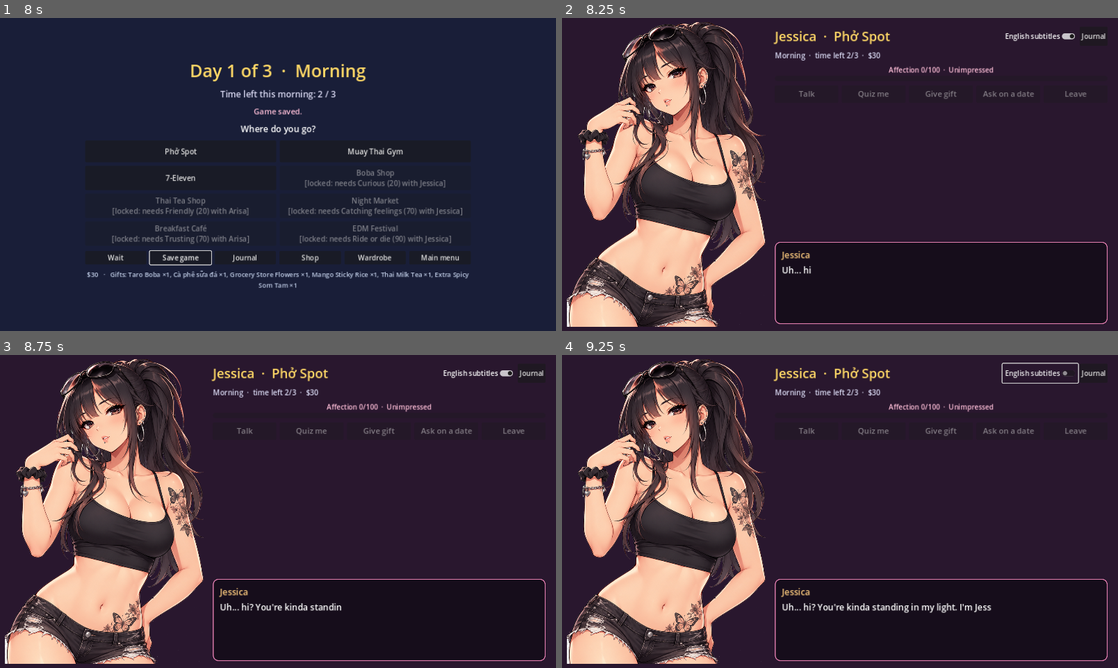
Above: before the commit, frames 1-4 (two rows, left to right).
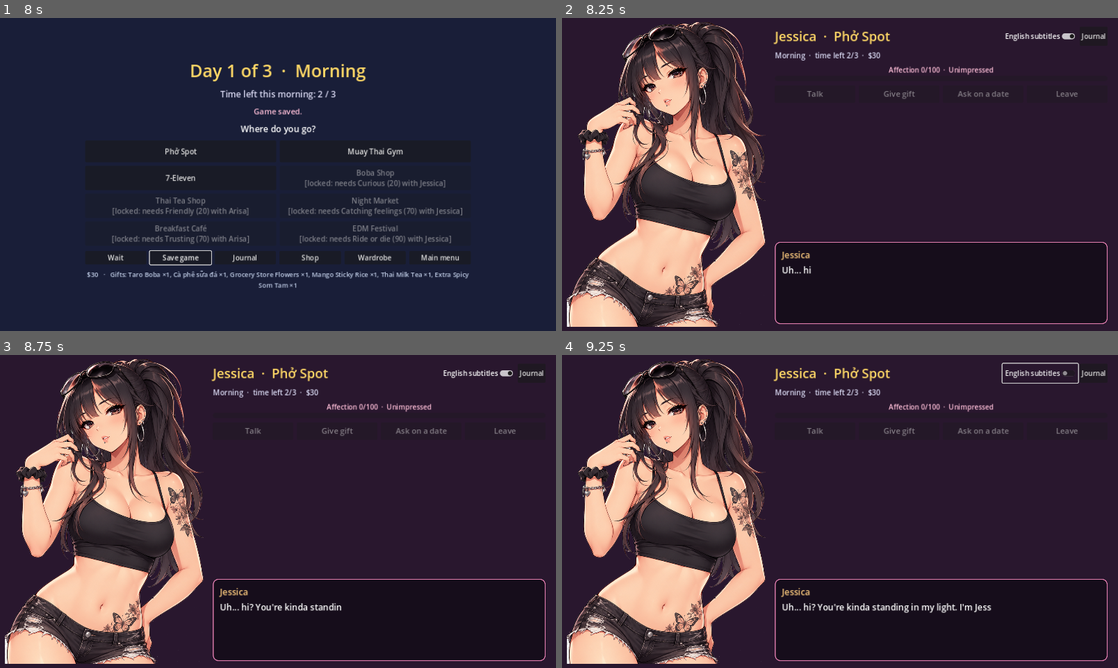
Above: after the commit, the same moments.

Repository: kyogic/13-card-game
Game: Godot game, scene res://scenes/app.tscn
Same seed, same stepped clock (60 frames per second), same inputs: the game is played once before the commit and once after it.
Inputs:
- Up to frame 1 (8 s): click "Story Mode" at 0.5 s; click "Story Mode" at 1.25 s; click "New Story" at 2 s; click "Quickplay" at 2.75 s; click "Wardrobe" at 3.5 s; click "Suit Up" at 4.25 s; click "Wild Card" at 5 s; click "Lucky Draw" at 5.75 s; click "Lead Steal" at 6.5 s; click "Hand Lock" at 7.25 s
- Up to frame 2 (8.25 s): click "Phở Spot" at 8 s
- Up to frame 3 (8.75 s): no input
- Up to frame 4 (9.25 s): click "English subtitles" at 8.75 s

Frame 1 is identical in both runs. In frame 2, 0.3% of the frame differs, in the area x 42-95%, y 23-26%; in frame 3, 0.3%; in frame 4, 0.3%.

Commit message:
Merge Quiz me into Talk
Talk is now the whole conversation: she opens up when she's ready, makes
small talk, and about a third of the time (conversation.question_chance)
asks you a question about herself, never twice in a row. Each question
starts with a lead-in line (new question_lead_in dialogue for both girls).

Co-Authored-By: Claude Opus 5.5 <noreply@anthropic.com>
Claude-Session: https://claude.ai/code/session_014DXRZL11i9gK84TREh4B5Z

Diff:
--- a/data/characters/arisa.json
+++ b/data/characters/arisa.json
@@ -582,6 +582,12 @@
       },
       "Hi! I don't think we've met. I'm Arisa, ka. Nice to meet you."
     ],
+    "question_lead_in": [
+      "Okay, my turn to ask, na.",
+      "Wait wait. Question for you, ka.",
+      "Hmm. Let me see if you remember, na.",
+      "Okay, small test. Ready?"
+    ],
     "hello": [
       "Oh, hi again, ka!",
       "You came back! Hehe. Hello, na."
--- a/data/characters/jessica.json
+++ b/data/characters/jessica.json
@@ -512,6 +512,12 @@
       "Uh... hi? You're kinda standing in my light. I'm Jess.",
       "New face. Okay. I'm Jessica. Jess, if you're lucky."
     ],
+    "question_lead_in": [
+      "Wait, wait. Pop quiz.",
+      "Okay, my turn. Let's see if you've been listening.",
+      "Hold on. Question for you.",
+      "Mmm, okay. Test time."
+    ],
     "hello": [
       "Oh, it's you again. Hey.",
       {
--- a/data/config/tuning.json
+++ b/data/config/tuning.json
@@ -9,6 +9,9 @@
     "match_lost": 3,
     "player_bomb": 2,
     "two_saved": 3
+  },
+  "conversation": {
+    "question_chance": 0.35
   },
   "time": {
     "units_per_slot": 3,
--- a/scripts/ui/conversation_screen.gd
+++ b/scripts/ui/conversation_screen.gd
@@ -1,6 +1,8 @@
 extends Control
-## HuniePop-style conversation with one character: Talk, Quiz me, Give gift,
-## Ask on a date, Leave. Content comes from the character JSON and data/talk/<id>.json.
+## HuniePop-style conversation with one character: Talk, Give gift, Ask on a date, Leave.
+## Talk is the whole conversation: small talk, things she opens up about, and now and then
+## a question about herself (her trivia). Content comes from the character JSON and
+## data/talk/<id>.json.
 ##
 ## Time is handled by whoever opens the screen: it sets `can_afford` and listens to
 ## `action_taken(kind)` ("talk", "quiz", "gift"). A date is requested on the EventBus.
@@ -74,8 +76,7 @@
 	var actions := HBoxContainer.new()
 	actions.add_theme_constant_override("separation", 8)
 	col.add_child(actions)
-	for a in [["talk", "Talk"], ["quiz", "Quiz me"], ["gift", "Give gift"], ["date", "Ask on a date"],
-			["leave", "Leave"]]:
+	for a in [["talk", "Talk"], ["gift", "Give gift"], ["date", "Ask on a date"], ["leave", "Leave"]]:
 		var b := Button.new()
 		b.text = a[1]
 		b.add_theme_font_size_override("font_size", 18)
@@ -133,12 +134,10 @@
 func refresh() -> void:
 	if profile == null:
 		return
-	var talk_left := _next_talk() != null
-	var quiz_left := not _unanswered_trivia().is_empty()
+	var talk_left := _next_talk() != null or not _unanswered_trivia().is_empty()
 	var gifts_left := GameState.inventory.values().any(func(n): return n > 0)
 	var can_date: bool = profile.date_locations().has(location_id)
 	_set_button("talk", "Talk", talk_left, "nothing new")
-	_set_button("quiz", "Quiz me", quiz_left, "no questions left")
 	_set_button("gift", "Give gift", gifts_left, "no gifts")
 	_set_button("date", "Ask on a date", can_date, "not a date spot")
 	buttons.leave.disabled = busy
@@ -254,12 +253,20 @@
 	return sorted
 
 
+## Talk: what she's ready to open up about comes first; otherwise she sometimes turns it
+## round and asks you something about herself (never twice in a row), else small talk.
 func _on_talk() -> void:
 	var next = _next_talk()
-	if next == null:
+	var st: Dictionary = GameState.char_state(character_id)
+	var can_ask := not _unanswered_trivia().is_empty()
+	if next == null and not can_ask:
 		_say_event("on_talk_done")
 		return
-	var st: Dictionary = GameState.char_state(character_id)
+	if can_ask and (next == null or next.kind != "soft_fact" and _wants_to_ask()):
+		st["asked_last"] = true
+		_ask_question()
+		return
+	st["asked_last"] = false
 	if next.kind == "soft_fact":
 		var f: Dictionary = next.data
 		st.soft_facts_seen.append(f.id)
@@ -302,11 +309,26 @@
 		func(q): return not st.trivia_answered.has(Character.trivia_id(q)))
 
 
-func _on_quiz() -> void:
+## Whether this Talk is her asking you a question (conversation.question_chance in tuning).
+func _wants_to_ask() -> bool:
+	if GameState.char_state(character_id).get("asked_last", false):
+		return false
+	return randf() < float(Config.value("conversation.question_chance", 0.35))
+
+
+## She asks one of her trivia questions, lead-in line first if she has one.
+func _ask_question() -> void:
 	var pool := _ordered("quiz", _unanswered_trivia())
 	if pool.is_empty():
 		return
 	var q: Dictionary = pool[0]  # next in this story's shuffled order (within her affection gate)
+	if profile.has_lines("question_lead_in"):
+		_say_event("question_lead_in", _show_question.bind(q))
+	else:
+		_show_question(q)
+
+
+func _show_question(q: Dictionary) -> void:
 	var options: Array = q.wrong.duplicate()
 	options.append(q.answer)
 	options.shuffle()
--- a/tests/dating_test.gd
+++ b/tests/dating_test.gd
@@ -51,6 +51,7 @@
 	affection = root.get_node("Affection")
 	characters = root.get_node("Characters")
 	config = root.get_node("Config")
+	config.data.conversation.question_chance = 0.0  # Talk is small talk unless a check asks for a question
 	for e in ["affection_changed", "affection_stage_reached"]:
 		bus.connect(e, _record.bind(e))
 	await _affection_checks()
@@ -211,6 +212,23 @@
 var convo: Node
 
 
+## How Talk mixes small talk and questions (decided without playing anything out).
+func _question_mix_checks() -> void:
+	var st: Dictionary = state.char_state("jessica")
+	config.data.conversation.question_chance = 0.35
+	var asks := 0
+	for i in 200:
+		st.erase("asked_last")
+		if convo._wants_to_ask():
+			asks += 1
+	check(asks > 30 and asks < 120, "she asks a question about a third of the time (%d/200)" % asks)
+	config.data.conversation.question_chance = 1.0
+	st["asked_last"] = true
+	check(not convo._wants_to_ask(), "never two questions in a row")
+	config.data.conversation.question_chance = 0.0
+	st.erase("asked_last")
+
+
 ## Clicks through whatever the dialogue box is showing.
 func _drain() -> void:
 	for i in 50:
@@ -218,6 +236,15 @@
 		if not convo.dialogue.is_busy():
 			return
 		convo.dialogue.advance()
+
+
+## Talk, with her asking a question this time; returns once the question is on screen.
+func _talk_question() -> void:
+	config.data.conversation.question_chance = 1.0
+	state.char_state(convo.character_id).erase("asked_last")
+	convo.buttons.talk.pressed.emit()
+	config.data.conversation.question_chance = 0.0
+	await _drain()
 
 
 func _choices() -> Array:
@@ -286,9 +313,10 @@
 	convo.subtitles_toggle.button_pressed = true
 	await _drain()
 
-	# Quiz: pick the right answer -> +7 and recorded.
-	convo.buttons.quiz.pressed.emit()
-	await process_frame
+	# Talk sometimes turns into her asking a question: right answer -> +7 and recorded.
+	check(not convo.buttons.has("quiz") and convo.buttons.size() == 4, "one Talk button, no separate quiz")
+	await _talk_question()
+	check(state.time_left == 2, "the lead-in line costs nothing yet")
 	var question: String = db.text_label.text
 	var q: Dictionary = characters.profile("jessica").trivia().filter(func(t): return t.question == question)[0]
 	opts = _choices()
@@ -301,8 +329,9 @@
 		"quiz correct +7 (recorded by id)")
 	check(q.get("min_affection", 0) <= 5, "only ungated questions at low affection")
 	await _drain()
-	check(state.time_left == 1, "quiz costs 1")
-	check(convo.buttons.talk.disabled == false and convo.buttons.quiz.disabled == false, "1 unit still affords talk")
+	check(state.time_left == 1, "a question costs 1, like any talk")
+	check(convo.buttons.talk.disabled == false, "1 unit still affords talk")
+	await _question_mix_checks()
 
 	# Gift from inventory -> loved +15, her matching line, inventory decremented.
 	convo.buttons.gift.pressed.emit()
@@ -657,9 +686,8 @@
 	_choices()[0].pressed.emit()
 	await _drain()
 	check(affection.value("arisa") == 5 and affection.value("jessica") == 0, "affection is per girl")
-	# A wrong quiz answer doesn't give the right one away.
-	convo.buttons.quiz.pressed.emit()
-	await process_frame
+	# A wrong answer doesn't give the right one away.
+	await _talk_question()
 	var question: String = convo.dialogue.text_label.text
 	var q: Dictionary = ari.trivia().filter(func(t): return t.question == question)[0]
 	_choices().filter(func(b): return b.text != q.answer)[0].pressed.emit()
@@ -977,8 +1005,14 @@
 	check(cal.characters_at("pho_spot").has("mai"), "schedule entry places her")
 	convo.open("mai", "pho_spot", cal.location_name("pho_spot"))
 	await _drain()
-	check(convo.title_label.text.begins_with("Mai") and convo.buttons.talk.disabled
-		and not convo.buttons.quiz.disabled and not convo.buttons.date.disabled, "her conversation works")
+	check(convo.title_label.text.begins_with("Mai") and not convo.buttons.talk.disabled
+		and not convo.buttons.date.disabled, "her conversation works (Talk asks her trivia)")
+	convo.buttons.talk.pressed.emit()  # no small talk: her question comes up
+	await _drain()
+	check(convo.dialogue.text_label.text == "Favorite soup?" and _choices().size() == 3, "she asks her question")
+	_choices()[0].pressed.emit()
+	await _drain()
+	check(convo.buttons.talk.disabled and "nothing new" in convo.buttons.talk.text, "then Talk runs out")
 	bus.fire("gift_given", {"character_id": "mai", "gift_id": "pho_takeout", "category": "loved"})
 	check(affection.value("mai") == 12 and state.char_state("mai").unlocks.has("mai_secret"),
 		"her affection, stages and unlocks come from her JSON")
Not shown, changed: README.md
